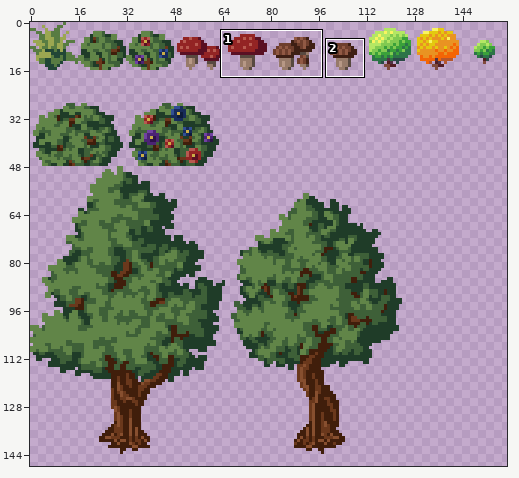
Edited in one commit: sprite sheet (resources/textures/plantsSheet.png). The picture above shows the old version from afar; the outline marks the close-up.
Close-up. Old version:
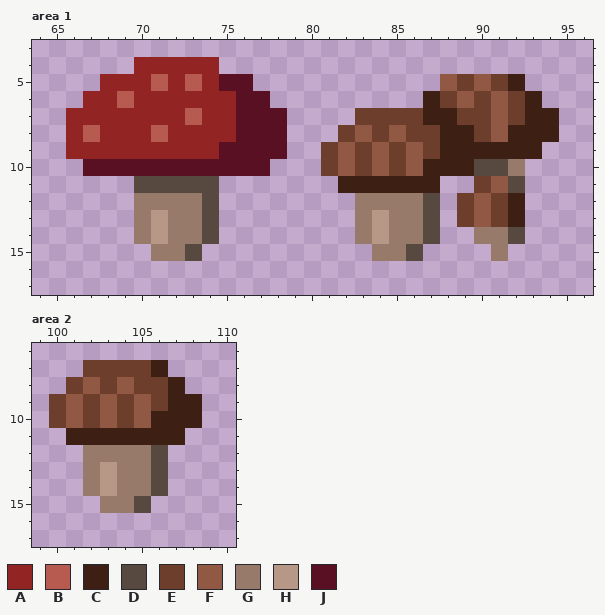
The file is 512x512 pixels. Pixels under 10% opacity are left out. Colours within 5 levels of each other are drawn and written as one. Shown: area 1: x 64..96, y 3..17; area 2: x 99..110, y 6..17. The wide view leaves out empty margins. The commit also changed other parts of the picture, which this record leaves out.
Palette (. is transparent): A #932424  B #b75a50  C #3e1f14  D #584940  E #6e3e2d  F #915944  G #977a69  H #b79886  J #5a1023
The result:
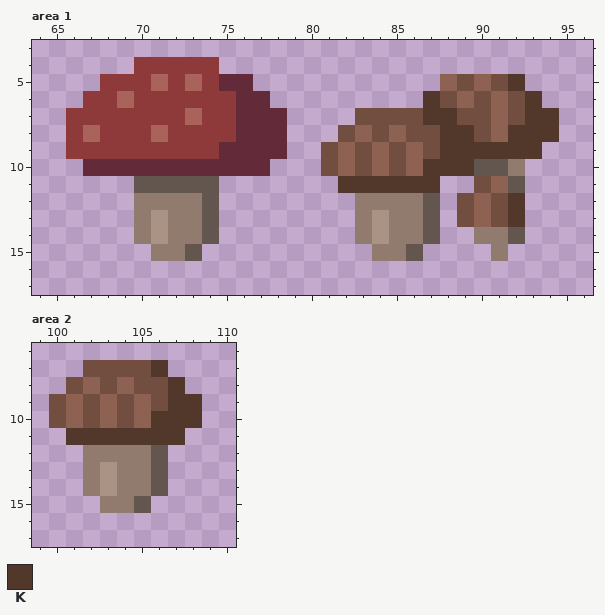
Colours new in this view: K #51382a
Edits made:
{"colour":"A","old":"#932424","new":"#8e3a3a"}
{"colour":"B","old":"#b75a50","new":"#aa635b"}
{"colour":"D","old":"#584940","new":"#62564f"}
{"colour":"E","old":"#6e3e2d","new":"#724e41"}
{"colour":"F","old":"#915944","new":"#8d6252"}
{"colour":"G","old":"#977a69","new":"#917b6e"}
{"colour":"H","old":"#b79886","new":"#aa9284"}
{"colour":"J","old":"#5a1023","new":"#632b39"}
{"where": "area 1"}
{"y":5,"x":92,"old":"C","new":"K"}
{"y":6,"x":87,"old":"C","new":"K"}
{"y":6,"x":93,"old":"C","new":"K"}
{"y":7,"x":87,"old":"CC","new":"KK"}
{"y":7,"x":93,"old":"CC","new":"KK"}
{"y":8,"x":88,"old":"CC","new":"KK"}
{"y":8,"x":92,"old":"CCC","new":"KKK"}
{"y":9,"x":88,"old":"CCCCCC","new":"KKKKKK"}
{"y":10,"x":87,"old":"CCC","new":"KKK"}
{"y":11,"x":82,"old":"CCCCCC","new":"KKKKKK"}
{"y":12,"x":92,"old":"C","new":"K"}
{"y":13,"x":92,"old":"C","new":"K"}
{"where": "area 2"}
{"y":7,"x":106,"old":"C","new":"K"}
{"y":8,"x":107,"old":"C","new":"K"}
{"y":9,"x":107,"old":"CC","new":"KK"}
{"y":10,"x":106,"old":"CCC","new":"KKK"}
{"y":11,"x":101,"old":"CCCCCCC","new":"KKKKKKK"}
